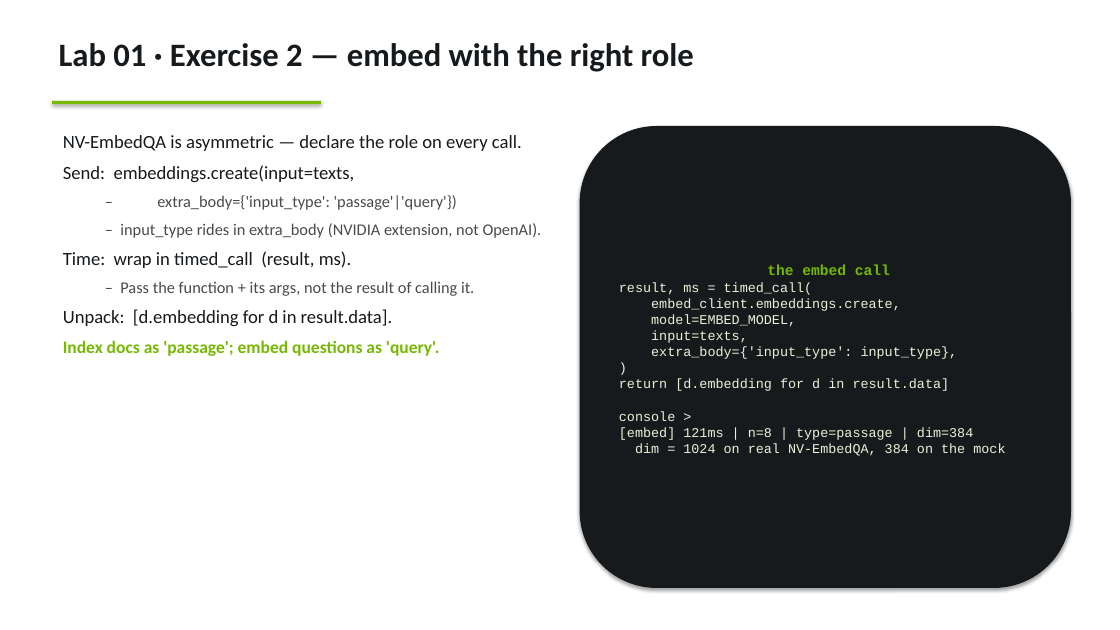
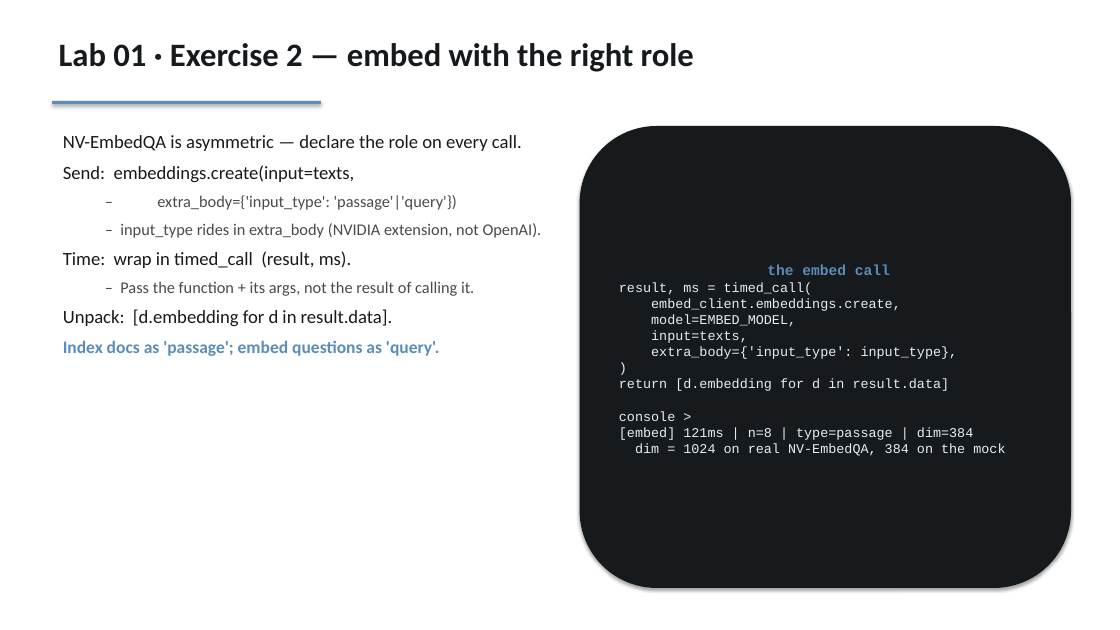
Before and after one commit to skippythemagnificent/Nvidia-Partner-Labs, a slide deck: slide 15 of decks/rag-fundamentals.pptx. Drawn at 1120x630 pixels with LibreOffice and Linux fonts; fonts in the diff are those of the drawing. Boxes give left, top, right and bottom in pixels: in the first picture for what was removed or moved away, otherwise in the second. Text is boxed around its words. In the diff, an @@ line names an element or a change of style, - is before the commit and + after.

Commit message:
Update deck theme to neutral palette
Replace green accent and tint colors with a neutral blue-gray palette across all decks.

```diff
--- a/decks/rag-fundamentals.pptx
+++ b/decks/rag-fundamentals.pptx
@@ rectangle at (52, 101, 321, 104): fill #76B900 to #5B8DB8 @@
@@ rounded rectangle "the embed call" at (580, 126, 1071, 588): text colour #76B900 to #5B8DB8 in "the embed call"; text colour #E8F2D8 to #E6ECF3 @@
@@ text at (63, 340, 440, 356): text colour #76B900 to #5B8DB8 in "Index docs as 'passage'; embed questions as ..." @@
```
Also in this commit, not shown: 25 other slides changed, 5 other files.
